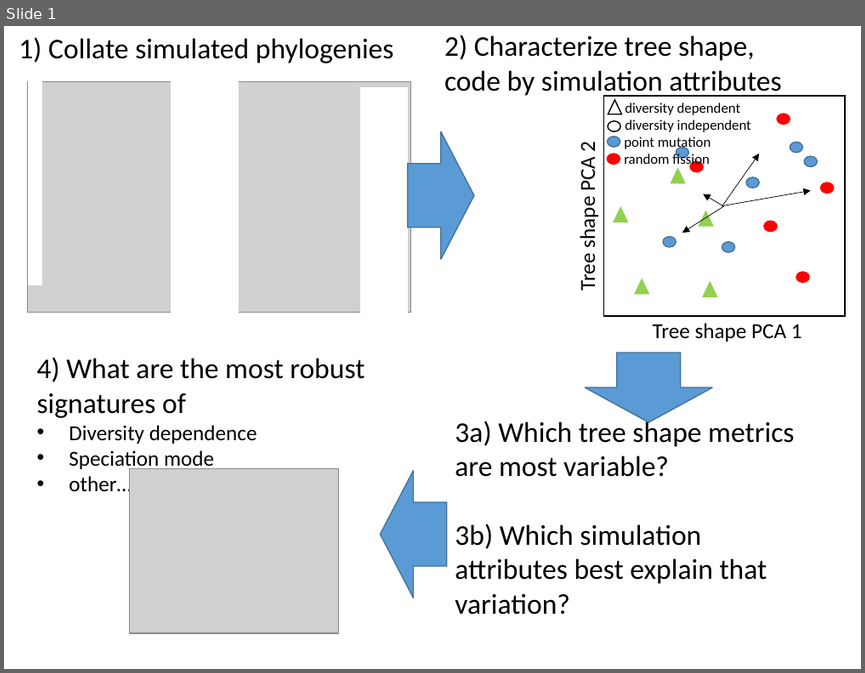
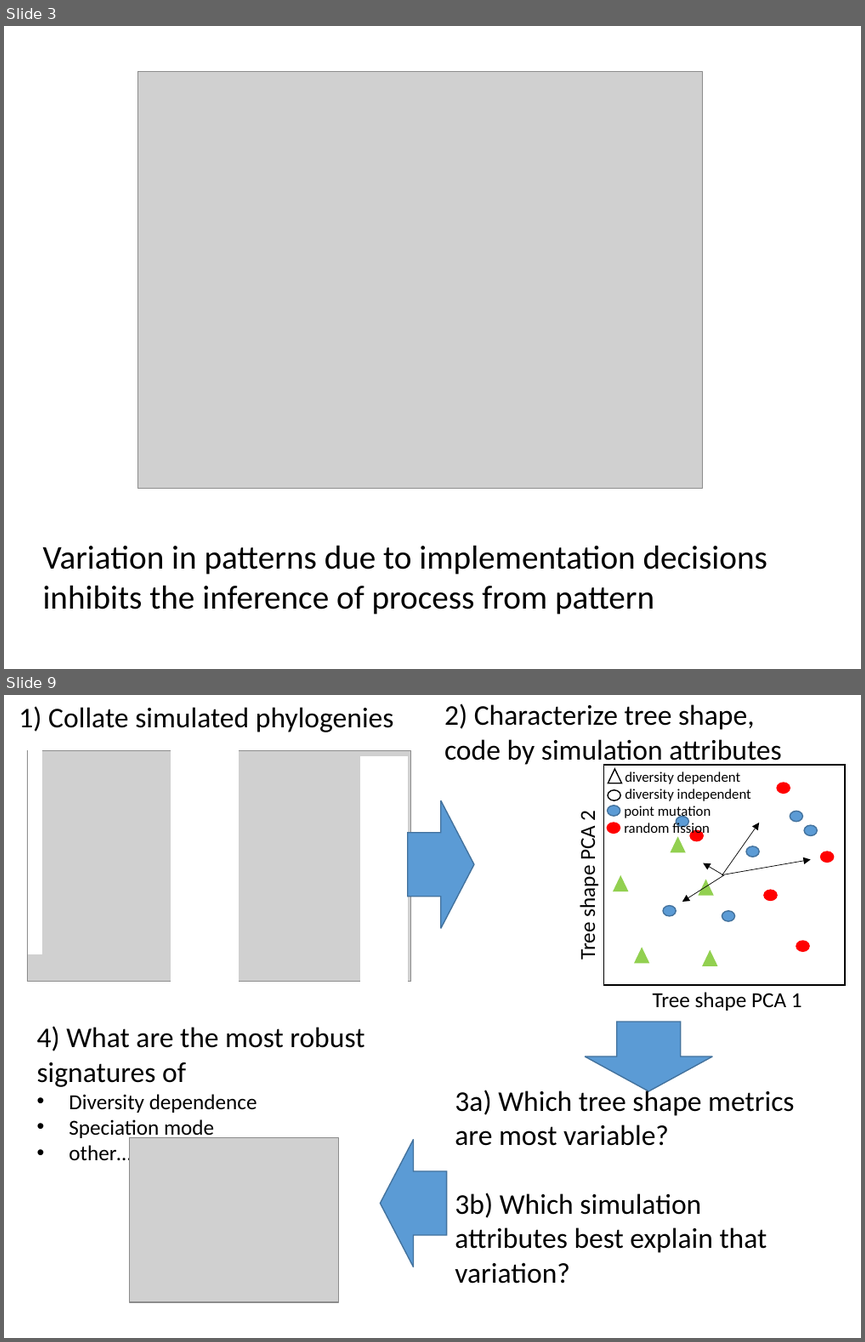
Before and after one commit to sELDIG/SimulationStudy, a slide deck: simulation_output_comparison.pptx. Shown one above the other, each under a label of ours: slide 1 before the commit, slides 3 and 9 after it; the slides between them are not shown. The pictures are 865x673 and 865x1342 pixels, drawn with LibreOffice and Linux fonts; fonts in the diff are those of the drawing; grey boxes stand for pictures. Boxes give left, top, right and bottom in pixels: in the first picture for what was removed or moved away, otherwise in the second. Text is boxed around its words. In the diff, an @@ line names an element or a change of style, - is before the commit and + after.

```diff
--- a/simulation_output_comparison.pptx
+++ b/simulation_output_comparison.pptx
@@ slide 3 added at [4,26,861,669], background #FFFFFF @@
@@ picture added at [137,71,703,488] @@
@@ text added at [43,544,767,614], 28 pt, text #000000 @@
+Variation in patterns due to implementation decisions inhibits the inference of process from pattern
@@ what was slide 1 is now slide 9 @@
```
Also in this commit, not shown: 12 other slides added.
